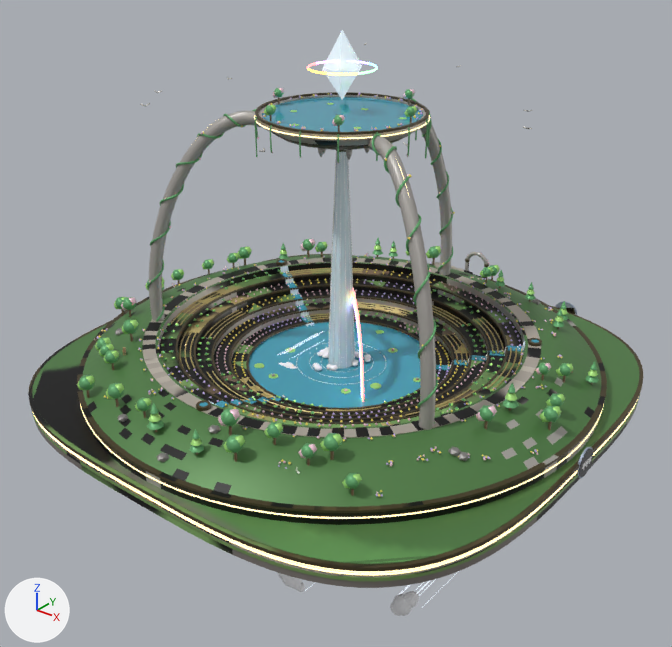
The FBX model SpaceStation/Assets/_Project/Art/Models/Modules/SM_Evo_Biosphere.fbx, before and after one commit.
One viewpoint serves both versions: a 50 mm lens placed at (1.73, -4.46, 2.12), pointed at (-1.06, -0.97, -0.05). Lighting does not change. The marker at lower left points along +X, +Y and +Z. The older version comes first. Where no turn or scale is listed for an object, it has been applied to the vertices. Vertices at exactly the same position are counted once.

In view in the first picture: 'Emblem_Fx_Biosphere', 'Fx_BiosphereClouds', 'SMN_Evo_Biosphere' and 1 more.
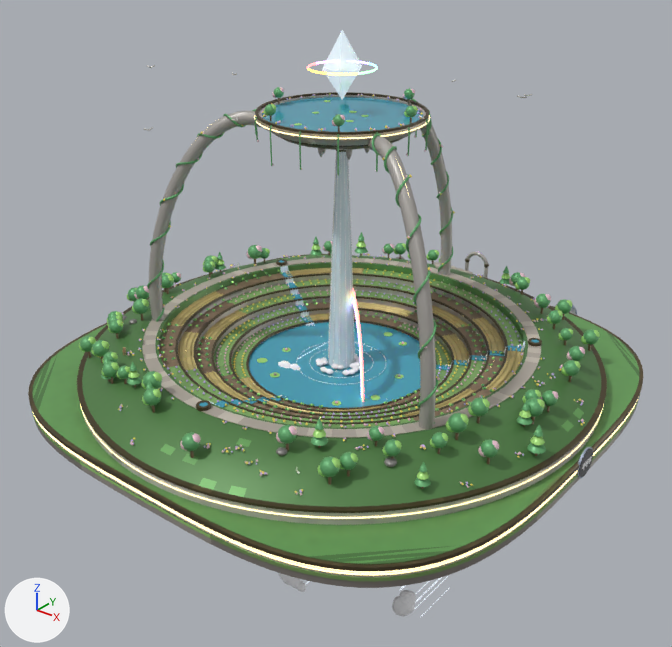
What differs and where, as boxes (x1, y1, x2, y2) in the pictures (672 x 647 px; the box of a moved part takes in the faces that stretch with it):
'SMN_Evo_Biosphere', reshaped
    before: (28, 88, 643, 588)
    after: (28, 87, 643, 588)
part 1 of me_emblem_fx_biosphere_003, moved or reshaped
    before: (185, 271, 489, 422)
    after: (168, 271, 514, 418)
part 2 of me_smn_evo_biosphere_003, added
    after: (162, 275, 174, 288)
part 3 of me_smn_evo_biosphere_003, added
    after: (128, 287, 137, 301)
part 4 of me_smn_evo_biosphere_003, added
    after: (135, 285, 149, 299)
part 5 of me_smn_evo_biosphere_003, deleted
    before: (77, 95, 599, 497)
part 6 of me_smn_evo_biosphere_003, built on
    before: (95, 92, 573, 466)
    after: (79, 87, 600, 495)
part 7 of me_smn_evo_biosphere_003, surface changed (lighter)
    both: (28, 124, 642, 576)

What changed in the scene script:
```text
Change me_smn_evo_biosphere_003:
    used by ob_smn_evo_biosphere; location = (0.0, 0.0, 0.0)
    remove me_smn_evo_biosphere_003.from_pydata(...)  # 37080 vertices, 39659 faces; spans x -2.41..0.41, y -2.41..0.43, z -0.42..1.17
    add me_smn_evo_biosphere_003.from_pydata(...)  # 44223 vertices, 52616 faces; spans x -2.41..0.41, y -2.41..0.43, z -0.42..1.17
    me_smn_evo_biosphere_003 part 2: a new loose piece, an icosphere of 80 faces spanning x -2.159..-2.081, y -1.247..-1.165, z -0.05..0.032, in mat_tex_evo_biosphere (picture img_t_evo_biosphere_basecolor_png)
    me_smn_evo_biosphere_003 part 3: a new loose piece, an icosphere of 80 faces spanning x -2.346..-2.266, y -1.34..-1.256, z -0.151..-0.067, in mat_tex_evo_biosphere (picture img_t_evo_biosphere_basecolor_png)
    me_smn_evo_biosphere_003 part 4: a new loose piece, an icosphere of 80 faces spanning x -2.199..-2.118, y -1.398..-1.313, z -0.079..0.005, in mat_tex_evo_biosphere (picture img_t_evo_biosphere_basecolor_png)
    me_smn_evo_biosphere_003 part 5: 319 loose pieces with 3214 vertices, spanning x -2.35..0.3, y -2.32..0.41, z -0.26..1.11, are deleted
    me_smn_evo_biosphere_003 part 6: 1573 vertices moved within x -2.33..0.22, y -2.24..0.42, z -0.26..1.16; 3353 vertices removed from x -2.36..0.26, y -2.24..0.43, z -0.26..1.11; 13164 vertices added at x -2.35..0.34, y -2.31..0.43, z -0.26..1.17
    me_smn_evo_biosphere_003 part 7: 4505 kept faces spanning x -2.41..0.41, y -2.41..0.43, z -0.42..1.11 get new texture (UV) coordinates
    other edits to the shape of me_smn_evo_biosphere_003 do not show in these pictures
Change me_emblem_fx_biosphere_003:
    where me_emblem_fx_biosphere_003.from_pydata(...)  # 8468 vertices, 9848 faces; spans x -2.4..0.42, y -2.4..0.42, z -0.31..1.47
    used by ob_emblem_fx_biosphere; location = (0.0, 0.0, 0.0)
    me_emblem_fx_biosphere_003 part 1: 3072 of 8468 vertices moved; they spanned x -1.85..-0.19, y -1.87..-0.3, z -0.25..-0.03 and now span x -1.9..-0.2, y -1.9..-0.09, z -0.25..-0.03; mean shift (0.03, 0.03, 0.0); largest move (-1.3, -1.85, -0.04) -> (-0.46, -0.51, -0.1)
```
